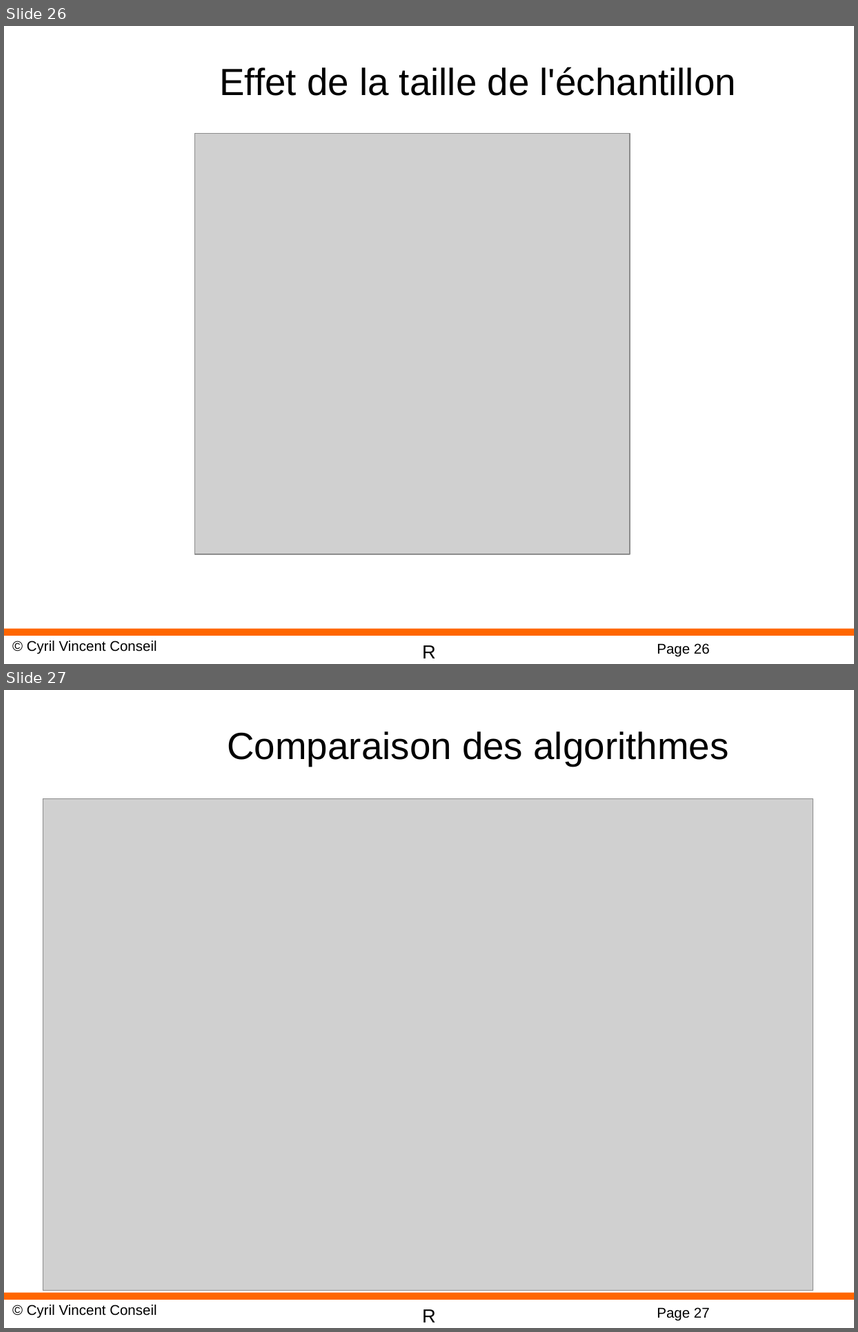
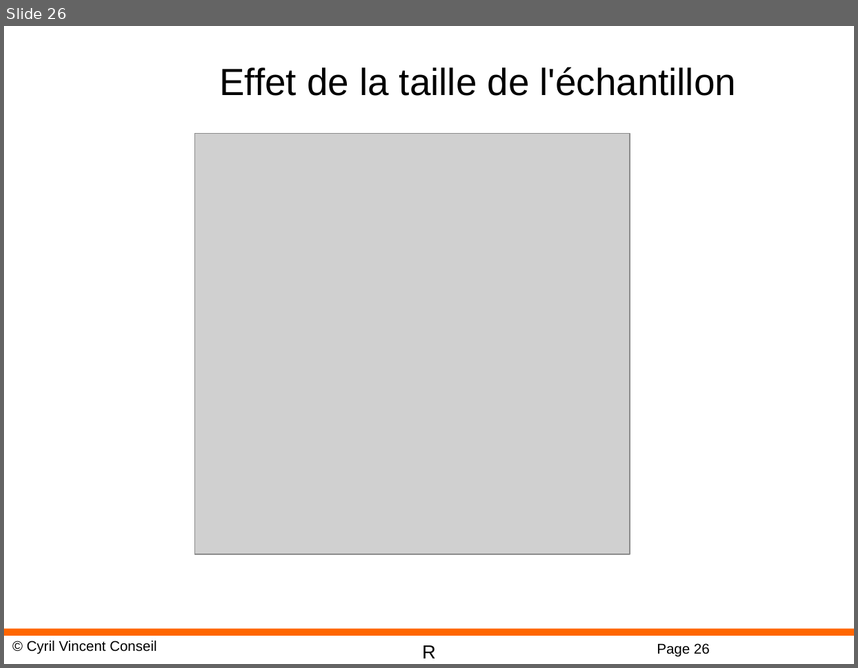
Before and after one commit to cyrilvincent/R, a slide deck: ppt/R-13-KNN.pptx. Shown one above the other, each under a label of ours: slides 26 and 27 before the commit, slide 26 after it. The pictures are 858x1332 and 858x668 pixels, drawn with LibreOffice and Linux fonts; fonts in the diff are those of the drawing; grey boxes stand for pictures; background and template pictures are left out. Boxes give left, top, right and bottom in pixels: in the first picture for what was removed or moved away, otherwise in the second. Text is boxed around its words. In the diff, an @@ line names an element or a change of style, - is before the commit and + after.

```diff
--- a/ppt/R-13-KNN.pptx
+++ b/ppt/R-13-KNN.pptx
@@ slide 27 removed at bbox=[4, 690, 854, 1328], background #FFFFFF; not listed: 4 template elements that a slide beside it also shows @@
@@ title removed at bbox=[227, 731, 729, 766] @@
-Comparaison des algorithmes
@@ picture removed at bbox=[43, 799, 813, 1290] @@
```
Also in this commit, not shown: 1 slide changed, 2 other files.
